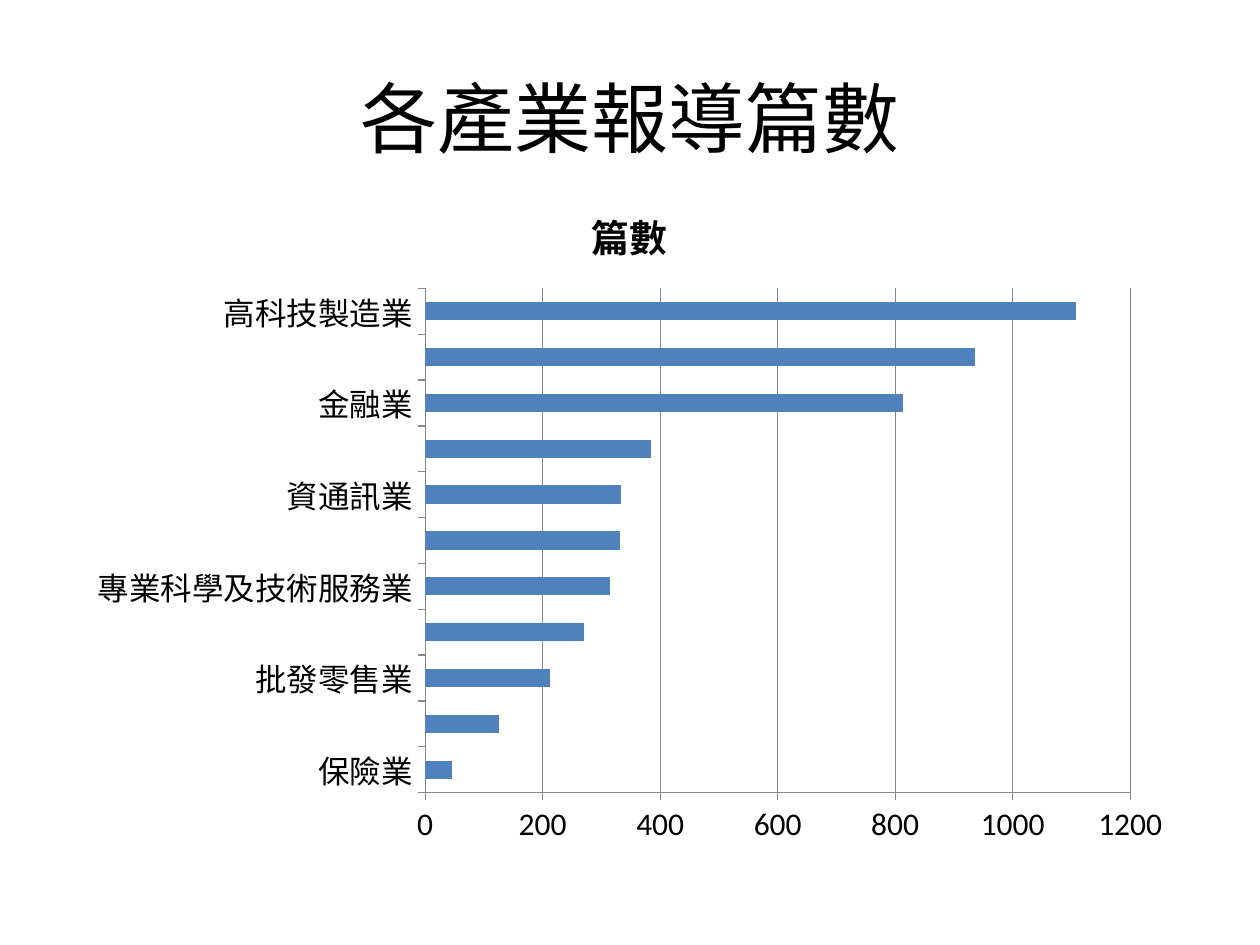
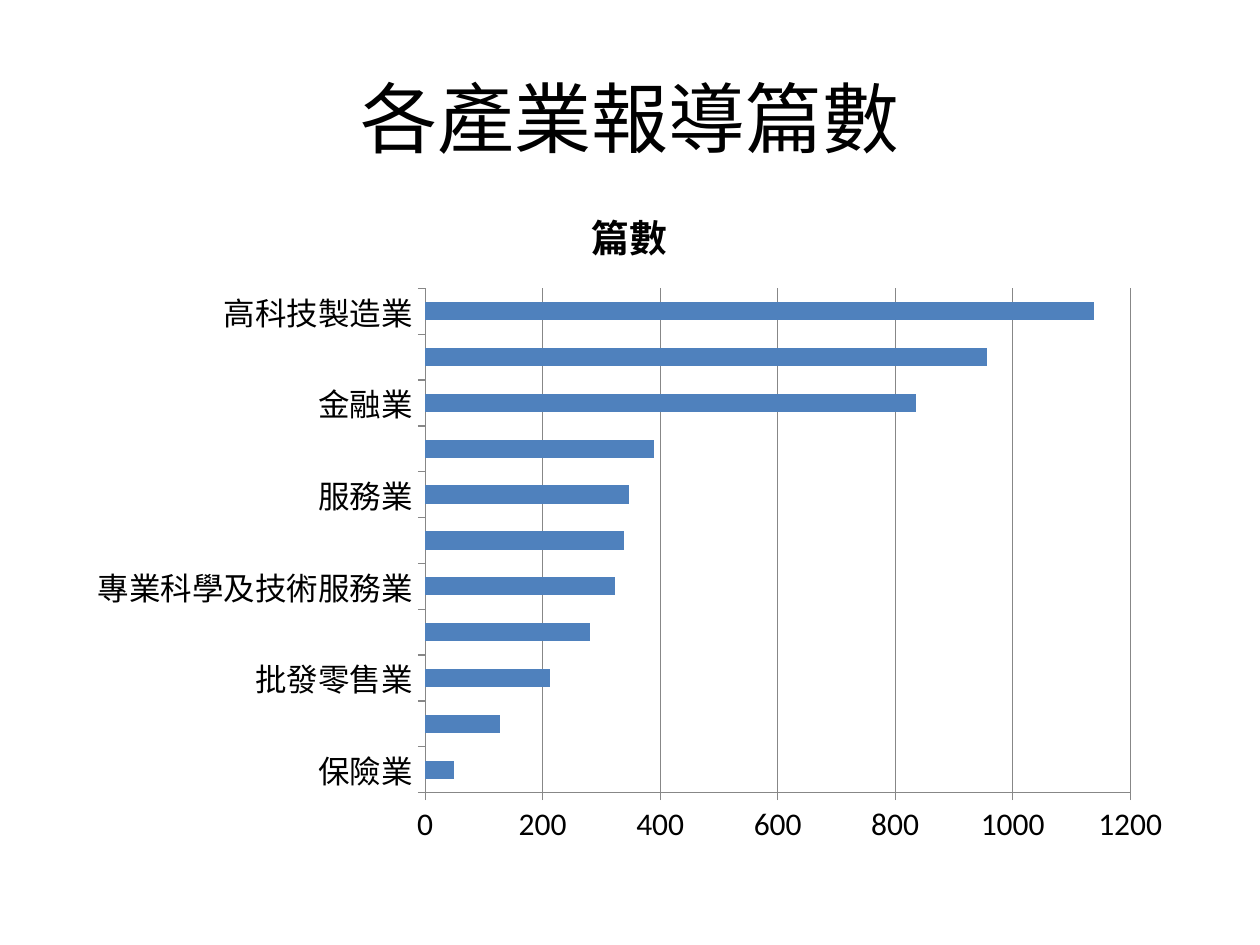
Before and after one commit to AndyChen825/industry-monitor, a slide deck: slide 3 of docs/reports/台灣產業趨勢監測週報_2026-09-07_2026-09-14.pptx. Drawn at 1260x945 pixels with LibreOffice and Linux fonts; fonts in the diff are those of the drawing. Boxes give left, top, right and bottom in pixels: in the first picture for what was removed or moved away, otherwise in the second. Text is boxed around its words. In the diff, an @@ line names an element or a change of style, - is before the commit and + after.

```diff
--- a/docs/reports/台灣產業趨勢監測週報_2026-09-07_2026-09-14.pptx
+++ b/docs/reports/台灣產業趨勢監測週報_2026-09-07_2026-09-14.pptx
@@ bar chart at [76, 176, 1184, 857] @@
-categories: 保險業, 傳統製造業, 批發零售業, 住宿及餐飲業, 專業科學及技術服務業, 服務業, 資通訊業, 醫療保健業, 金融業, 政府教育單位, 高科技製造業
+categories: 保險業, 傳統製造業, 批發零售業, 住宿及餐飲業, 專業科學及技術服務業, 資通訊業, 服務業, 醫療保健業, 金融業, 政府教育單位, 高科技製造業
-篇數: 50, 130, 210, 270, 320, 330, 330, 380, 810, 940, 1110
+篇數: 50, 130, 210, 280, 320, 340, 350, 390, 840, 960, 1140
```
Also in this commit, not shown: 4 other slides changed, 6 other files.
